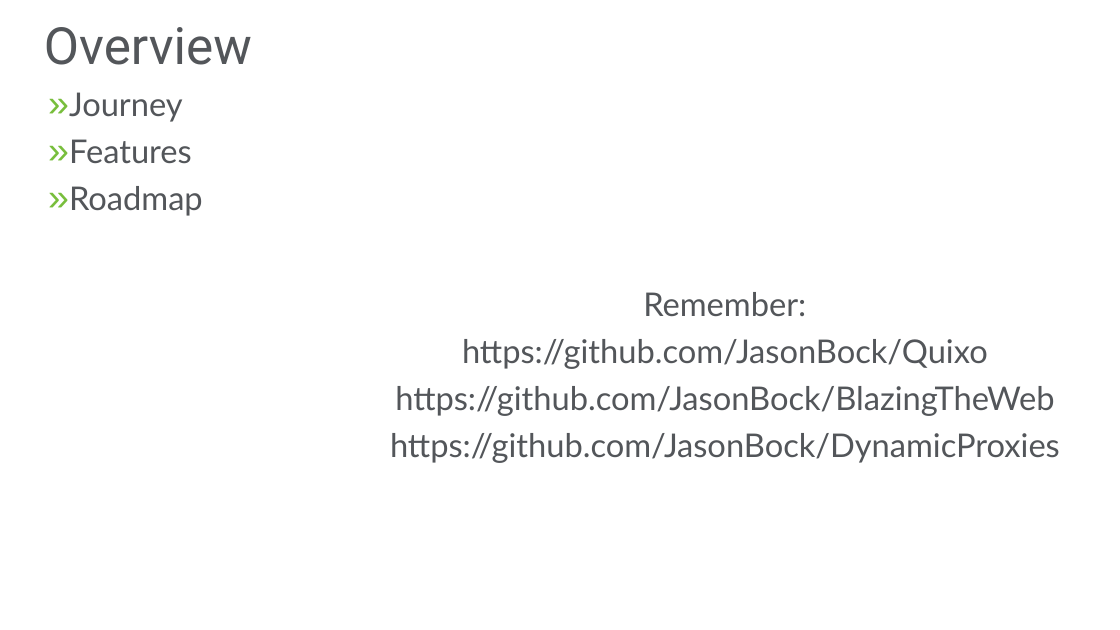
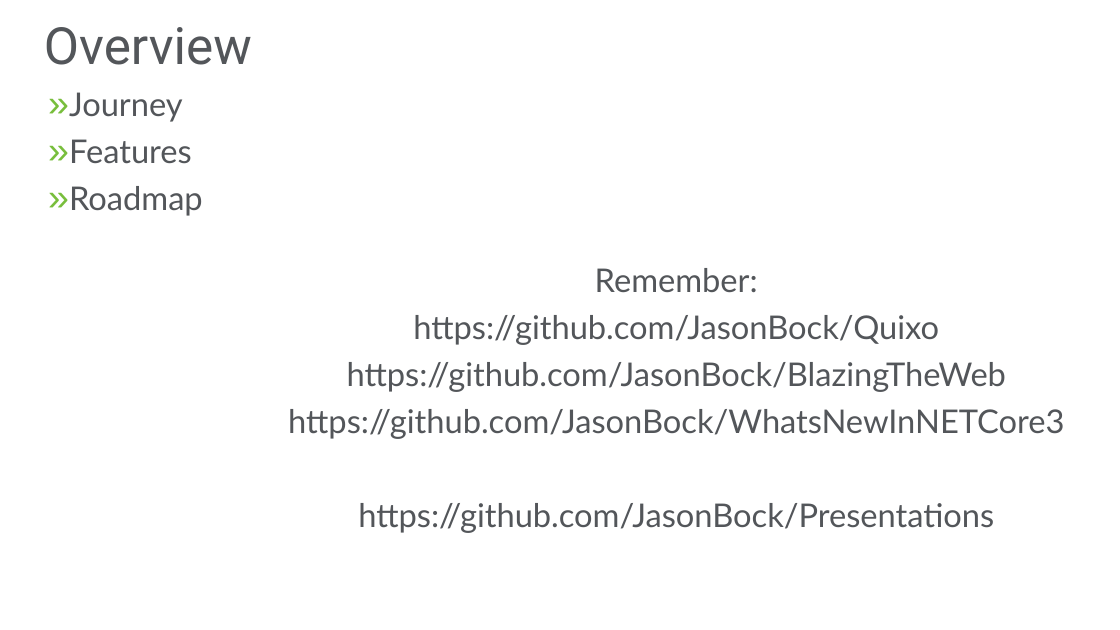
Before and after one commit to JasonBock/Presentations, a slide deck: slide 4 of What’s New in .NET Core 3.0.pptx. Drawn at 1120x630 pixels with LibreOffice and Linux fonts; fonts in the diff are those of the drawing; background and template pictures are left out. Boxes give left, top, right and bottom in pixels: in the first picture for what was removed or moved away, otherwise in the second. Text is boxed around its words. In the diff, an @@ line names an element or a change of style, - is before the commit and + after.

```diff
--- a/What’s New in .NET Core 3.0.pptx
+++ b/What’s New in .NET Core 3.0.pptx
@@ text "Remember:": place and size @@
-text "Remember:" at [390,292,1060,463]
+text "Remember:" at [288,268,1064,533]
@@ text at [288,409,1064,533]: text changed @@
-https://github.com/JasonBock/DynamicProxies
+https://github.com/JasonBock/WhatsNewInNETCore3
+https://github.com/JasonBock/Presentations
```
Also in this commit, not shown: 2 other slides changed.
